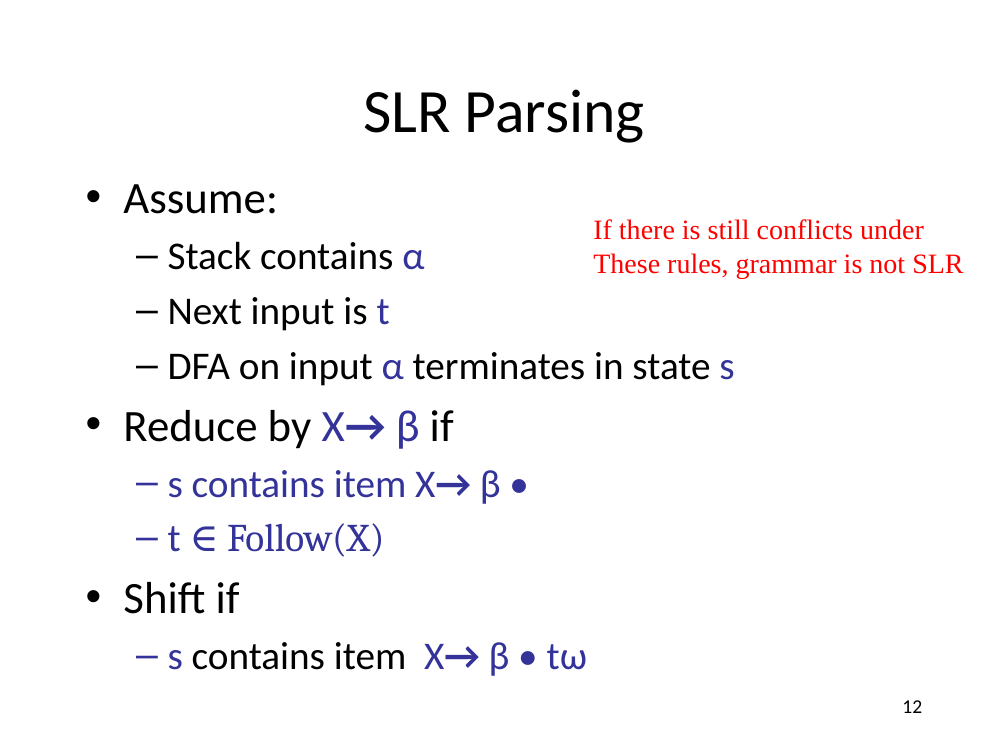
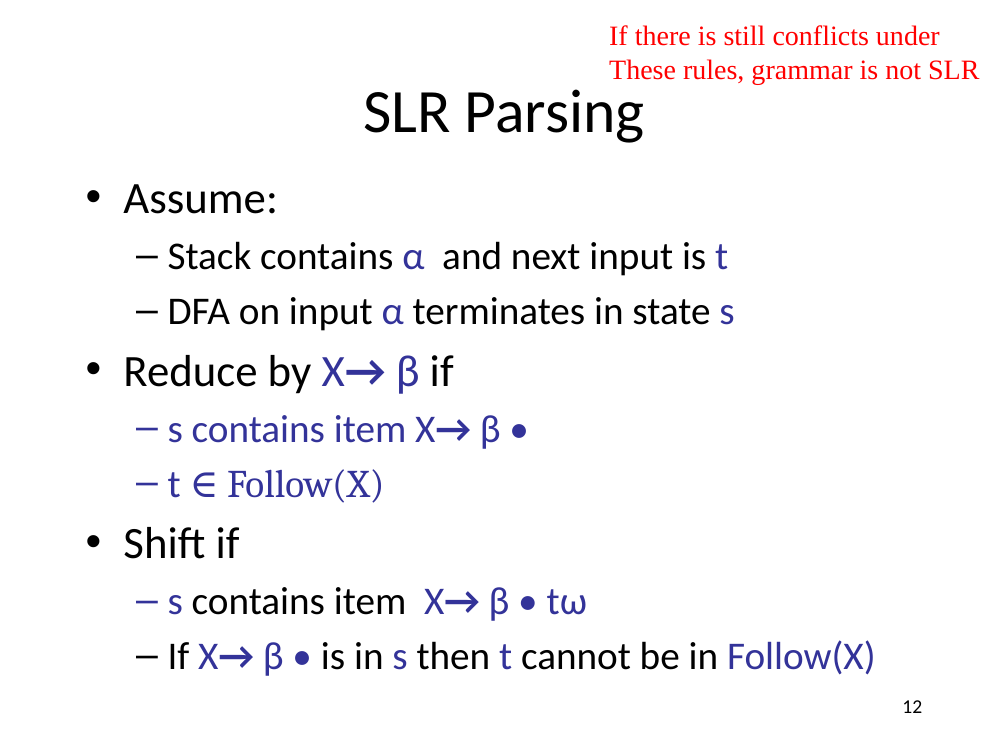
Before and after one commit to anoopsarkar/compilers-class, a slide deck: slide 12 of assets/ppt/parsing/lr3-slr_1-parsing.pptx. Drawn at 1008x756 pixels with LibreOffice and Linux fonts; fonts in the diff are those of the drawing. Boxes give left, top, right and bottom in pixels: in the first picture for what was removed or moved away, otherwise in the second. Text is boxed around its words. In the diff, an @@ line names an element or a change of style, - is before the commit and + after.

```diff
--- a/assets/ppt/parsing/lr3-slr_1-parsing.pptx
+++ b/assets/ppt/parsing/lr3-slr_1-parsing.pptx
@@ text "If there is still conflicts ...": place and size @@
-text "If there is still conflicts ..." at box(593, 219, 963, 278)
+text "If there is still conflicts ..." at box(609, 25, 979, 84)
@@ text at box(168, 241, 728, 276): text changed @@
-  – Stack contains α
-  – Next input is t
+  – Stack contains α and next input is t
@@ text at box(168, 640, 876, 676): paragraph added @@
+  – If X→ β • is in s then t cannot be in Follow(X)
```
Also in this commit, not shown: 3 other files.
